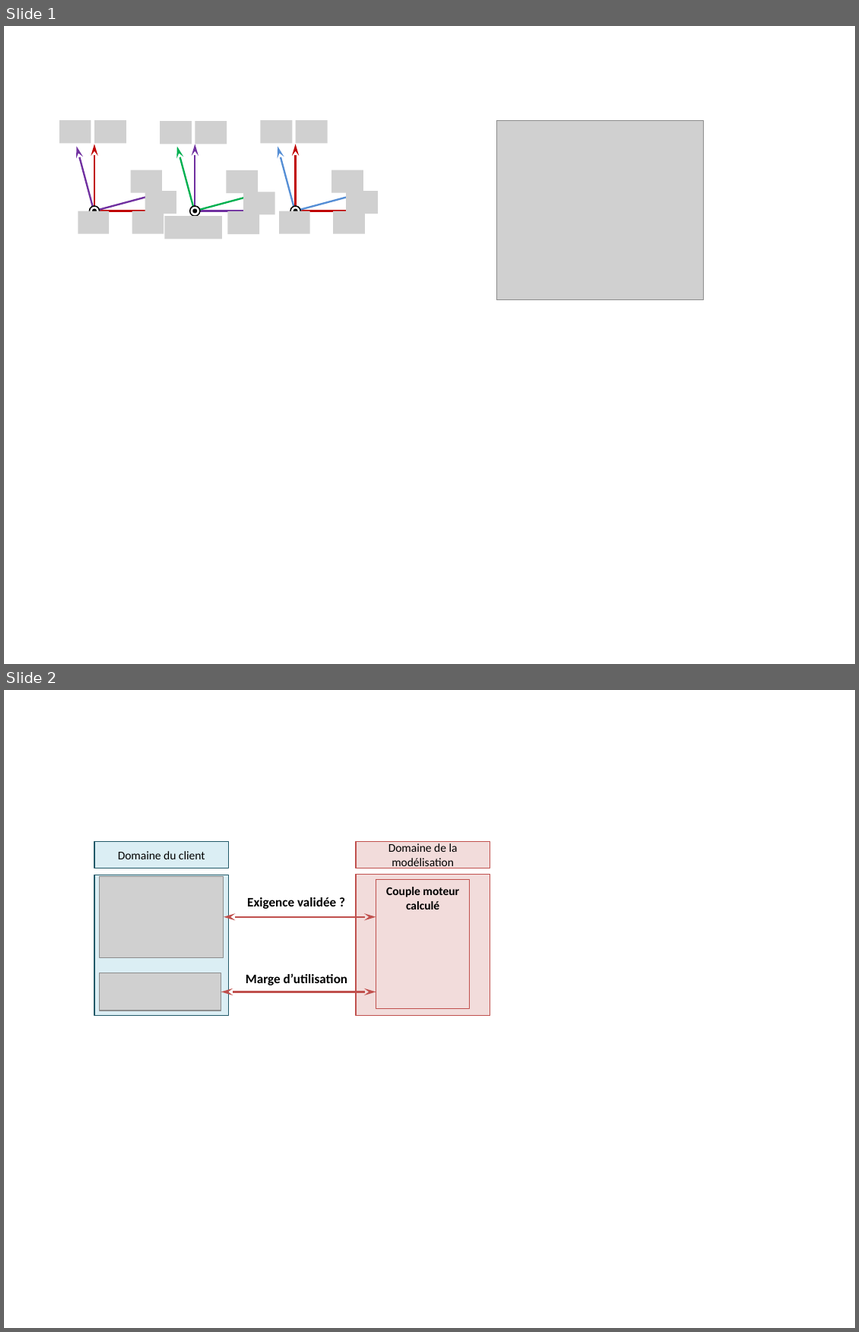
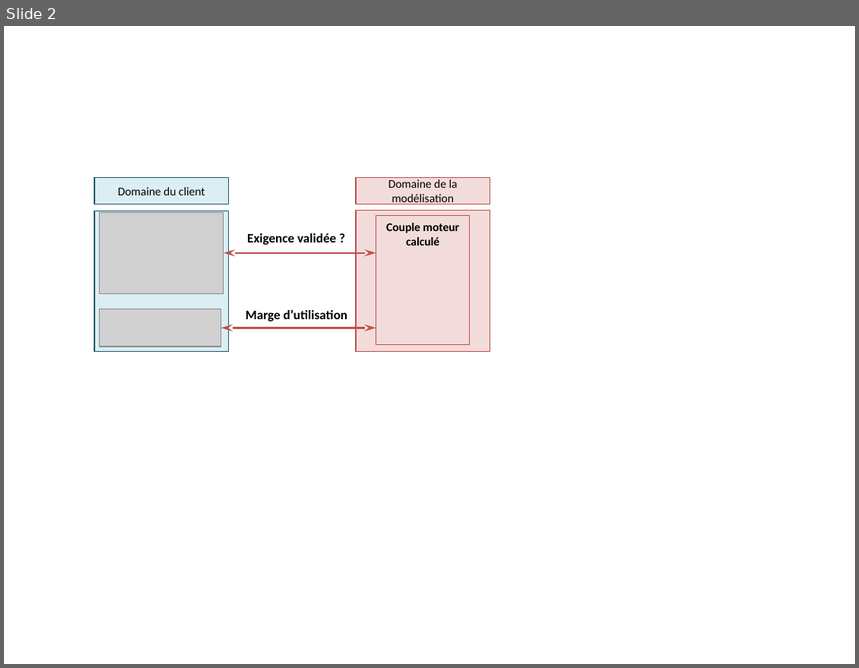
Before and after one commit to xpessoles/Cy_04_PSI_ModelisationDynamique, a slide deck: Revisions_Statique/Fiche_01_Statique_2D_TD_03_Hoeken/images/Figures.pptx. Shown one above the other, each under a label of ours: slides 1 and 2 before the commit, slide 2 after it. The pictures are 859x1332 and 859x668 pixels, drawn with LibreOffice and Linux fonts; fonts in the diff are those of the drawing; grey boxes stand for pictures. Boxes give left, top, right and bottom in pixels: in the first picture for what was removed or moved away, otherwise in the second. Text is boxed around its words. In the diff, an @@ line names an element or a change of style, - is before the commit and + after.

```diff
--- a/Revisions_Statique/Fiche_01_Statique_2D_TD_03_Hoeken/images/Figures.pptx
+++ b/Revisions_Statique/Fiche_01_Statique_2D_TD_03_Hoeken/images/Figures.pptx
@@ slide 1 removed at (4,26,855,664), background #FFFFFF @@
@@ picture removed at (59,120,91,144) @@
@@ picture removed at (94,120,126,144) @@
@@ picture removed at (160,121,191,145) @@
@@ picture removed at (195,121,226,145) @@
@@ picture removed at (260,120,292,144) @@
@@ picture removed at (296,120,328,144) @@
@@ picture removed at (496,120,704,300) @@
@@ picture removed at (131,170,162,193) @@
@@ picture removed at (226,170,258,194) @@
@@ picture removed at (332,170,363,193) @@
@@ picture removed at (145,191,177,214) @@
@@ picture removed at (243,192,275,215) @@
@@ picture removed at (346,191,378,214) @@
@@ picture removed at (78,211,109,234) @@
@@ group removed at (40,145,161,265): 4 arrows, 2 ellipses, 1 arc (boxed as its full ellipse) @@
@@ picture removed at (132,211,163,234) @@
@@ picture removed at (165,216,222,239) @@
@@ group removed at (141,145,262,265): 4 arrows, 2 ellipses, 1 arc (boxed as its full ellipse) @@
@@ picture removed at (228,211,259,234) @@
@@ picture removed at (279,211,310,234) @@
@@ group removed at (243,145,363,265): 4 arrows, 2 ellipses, 1 arc (boxed as its full ellipse) @@
@@ picture removed at (333,211,365,234) @@
```
Also in this commit, not shown: 1 slide added, 4 other files.
